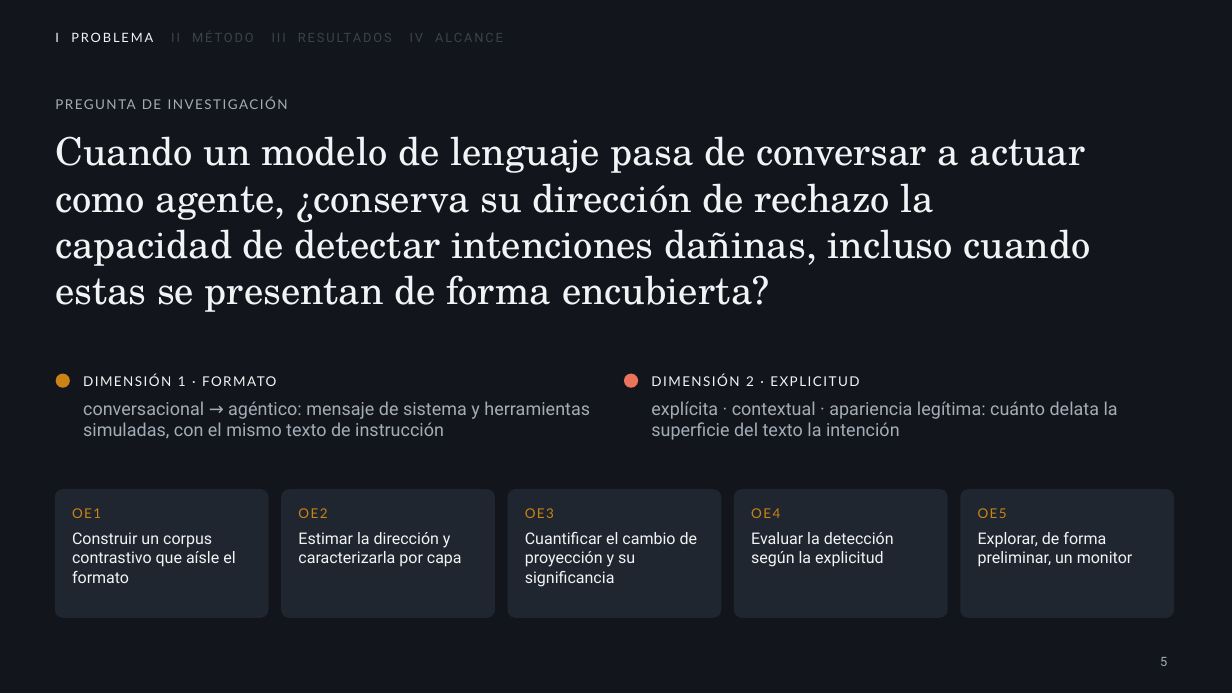
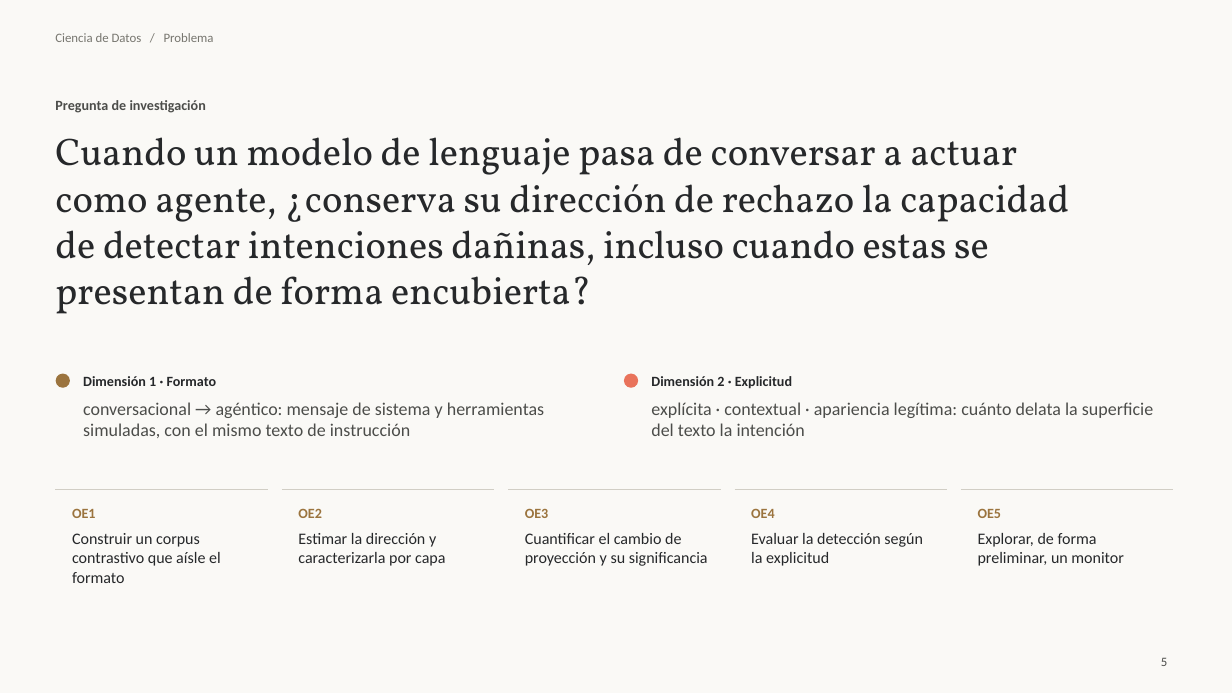
Before and after one commit to JEstebanBav/agentic-safety-probe, a slide deck: slide 5 of docs/sustentacion/Sustentacion_Espitia_Leiva.pptx. Drawn at 1232x693 pixels with LibreOffice and Linux fonts; fonts in the diff are those of the drawing. Boxes give left, top, right and bottom in pixels: in the first picture for what was removed or moved away, otherwise in the second. Text is boxed around its words. In the diff, an @@ line names an element or a change of style, - is before the commit and + after.

```diff
--- a/docs/sustentacion/Sustentacion_Espitia_Leiva.pptx
+++ b/docs/sustentacion/Sustentacion_Espitia_Leiva.pptx
@@ background #12161C to #FAF9F6 @@
@@ text at box(55, 33, 214, 42): text changed; font Roboto to Calibri; text colour #39424E to #77766F @@
-I PROBLEMA II MÉTODO III RESULTADOS IV ALCANCE
+Ciencia de Datos / Problema
@@ text at box(55, 100, 206, 113): text changed; size 10.5 to 11 pt; font Lato to Calibri; text colour #A3ACB7 to #4C4D4A; bold on @@
-PREGUNTA DE INVESTIGACIÓN
+Pregunta de investigación
@@ text "Cuando un modelo de lenguaje ..." at box(55, 137, 1069, 314): font TeX Gyre Schola to Vollkorn, text colour #F2F3F5 to #26282A @@
@@ ellipse at box(56, 374, 69, 387): fill #C98316 to #9B743E; outline #C98316 1 pt to #9B743E 1 pt @@
@@ text at box(83, 376, 217, 386): text changed; size 10.5 to 11 pt; font Lato to Calibri; text colour #F2F3F5 to #26282A; bold on @@
-DIMENSIÓN 1 · FORMATO
+Dimensión 1 · Formato
@@ text at box(651, 376, 792, 389): text changed; size 10.5 to 11 pt; font Lato to Calibri; text colour #F2F3F5 to #26282A; bold on @@
-DIMENSIÓN 2 · EXPLICITUD
+Dimensión 2 · Explicitud
@@ rounded rectangle removed at box(55, 490, 268, 617) @@
@@ line added from (55, 490) to (268, 490), #D1CEC5 0.65 pt @@
@@ rounded rectangle removed at box(282, 490, 494, 617) @@
@@ line added from (282, 490) to (494, 490), #D1CEC5 0.65 pt @@
@@ rounded rectangle removed at box(508, 490, 721, 617) @@
@@ line added from (508, 490) to (721, 490), #D1CEC5 0.65 pt @@
@@ rounded rectangle removed at box(735, 490, 947, 617) @@
@@ line added from (735, 490) to (947, 490), #D1CEC5 0.65 pt @@
@@ rounded rectangle removed at box(961, 490, 1174, 617) @@
@@ line added from (961, 490) to (1174, 490), #D1CEC5 0.65 pt @@
@@ size 10.5 to 11 pt, font Lato to Calibri, text colour #C98316 to #9B743E, letter spacing 1.2 to 0 pt, bold on in 5 elements at box(72, 508, 96, 518), box(298, 508, 322, 518), box(525, 508, 549, 518), box(751, 508, 775, 518), box(978, 508, 1002, 518) @@
@@ font Roboto to Calibri, text colour #F2F3F5 to #26282A in 5 elements at box(72, 533, 221, 583), box(298, 533, 445, 566), box(525, 533, 708, 566), box(751, 533, 923, 566), box(978, 533, 1124, 566) @@
@@ font Roboto to Calibri, text colour #A3ACB7 to #4C4D4A in 3 elements at box(83, 402, 544, 438), box(651, 402, 1153, 436), box(1161, 657, 1167, 666) @@
```
Also in this commit, not shown: 31 other slides changed, 4 slides added, 3 slides removed, 21 other files.
